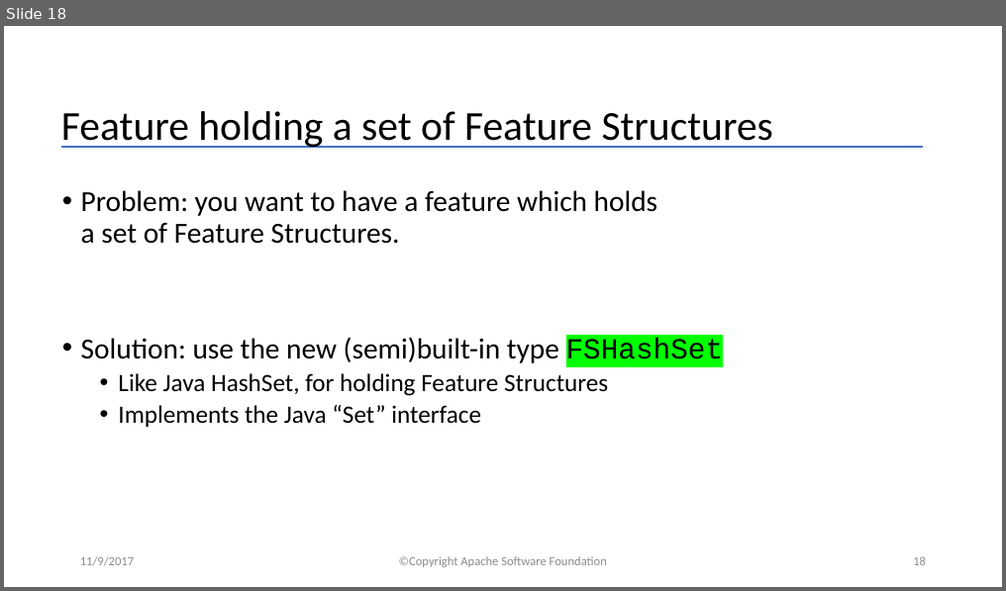
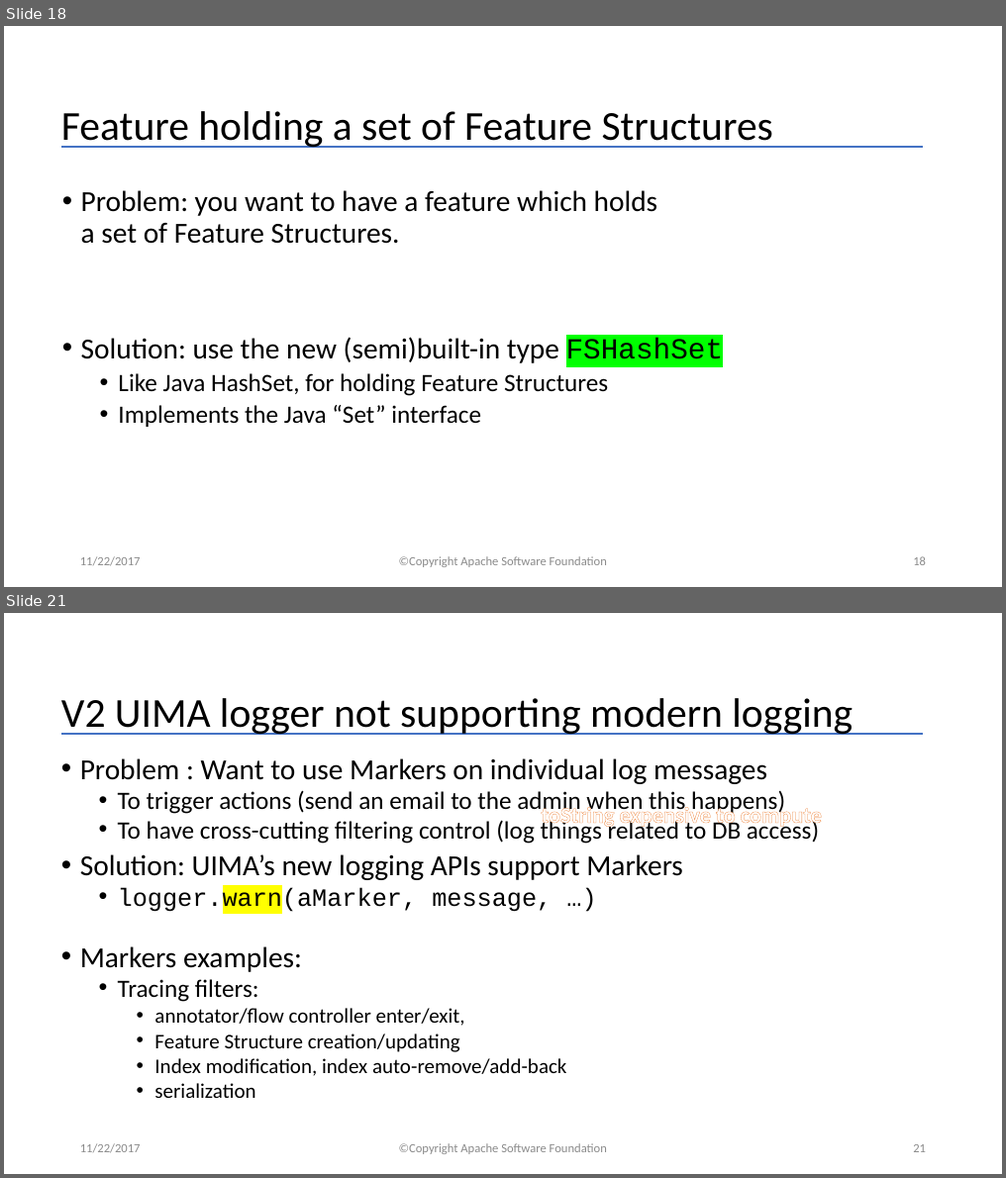
Before and after one commit to apache/uima-site, a slide deck: docs/downloads/uv3/UIMA_V3_Programmers_Solutions.pptx. Shown one above the other, each under a label of ours: slide 18 before the commit, slides 18 and 21 after it; the slides between them are not shown. The pictures are 1006x591 and 1006x1178 pixels, drawn with LibreOffice and Linux fonts; fonts in the diff are those of the drawing. Boxes give left, top, right and bottom in pixels: in the first picture for what was removed or moved away, otherwise in the second. Text is boxed around its words. In the diff, an @@ line names an element or a change of style, - is before the commit and + after.

Commit message:
update with info on new facility for signature checking.  also update uv3 programmers solutions powerpoint

```diff
--- a/docs/downloads/uv3/UIMA_V3_Programmers_Solutions.pptx
+++ b/docs/downloads/uv3/UIMA_V3_Programmers_Solutions.pptx
@@ slide 21 added at box(4, 613, 1002, 1174), background #FFFFFF; not listed: 1 template element that a slide beside it also shows @@
@@ title added at box(61, 698, 852, 735), 39.6 pt, text #000000 @@
+V2 UIMA logger not supporting modern logging
@@ text added at box(80, 759, 819, 1098), 24 pt, text #000000 @@
+• Problem : Want to use Markers on individual log messages
+  • To trigger actions (send an email to the admin when this happens)
+  • To have cross-cutting filtering control (log things related to DB access)
+• Solution: UIMA’s new logging APIs support Markers
+  • logger.warn(aMarker, message, …)
+• Markers examples:
+  • Tracing filters:
+    • annotator/flow controller enter/exit,
+    • Feature Structure creation/updating
+    • Index modification, index auto-remove/add-back
+    • serialization
@@ text added at box(541, 804, 822, 829), 21.3 pt, text #FFFFFF, bold @@
+toString expensive to compute
@@ text added at box(80, 1144, 141, 1154), 12 pt, text #8C8C8C @@
+11/22/2017
@@ text added at box(399, 1144, 607, 1155), 12 pt, text #8C8C8C @@
+©Copyright Apache Software Foundation
@@ page number added at box(913, 1145, 926, 1153), 12 pt, text #8C8C8C @@
+21
@@ slide 18 changed as well @@
@@ text at box(80, 557, 141, 567): text changed @@
-11/9/2017
+11/22/2017
```
Also in this commit, not shown: 24 other slides changed, 4 other slides added, 3 other files.
